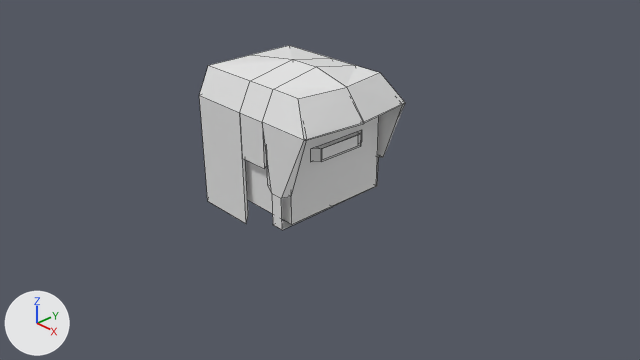
A saved change to the Blender file assets/blends/JoeHead.blend.
Camera for both pictures: the file's camera 'Camera'. Lighting does not change. The marker at lower left points along +X, +Y and +Z. Mesh edges are drawn as thin lines. Materials are left out; every surface is plain grey.
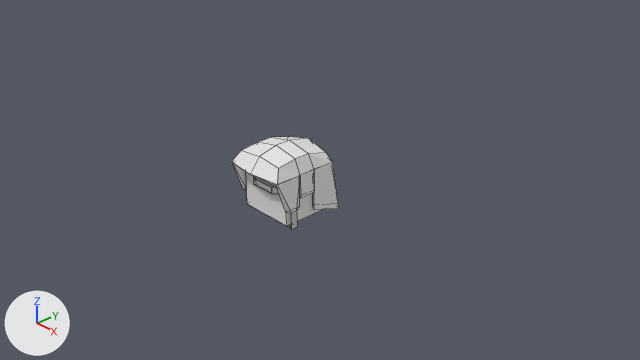
Commit message: added second head

Changed parts and their boxes [x1, y1, x2, y2] in the pictures (640 x 360 px):
'Cube.001', reshaped, moved, turned, rescaled
    before: [199, 45, 405, 230]
    after: [231, 137, 339, 229]
part 1 of me_cube_001, cut back
    before: [263, 103, 405, 230]
    after: [232, 162, 300, 229]

Patch to the scene script:
```diff
--- a/assets/blends/JoeHead.blend.py
+++ b/assets/blends/JoeHead.blend.py
@@ me_cube_001 @@
 # used by ob_cube_001; location = (0.0, 0.0, 0.0); scale = (0.81, 0.884, 0.717)
-me_cube_001.from_pydata(...)  # 126 vertices, 104 faces, 8 loose edges; spans x -1.71..1.78, y -1.13..1.13, z 0.02..3.32
+me_cube_001.from_pydata(...)  # 105 vertices, 75 faces, 8 loose edges; spans x -1.62..1.78, y -1.13..1.13, z 0.32..3.32
+# me_cube_001 part 1
+# 37 vertices are removed from x -1.71..1.78, y -1.13..1.07, z 1.18..3.23
+# 63 faces are deleted
+# 8 loose edges are deleted
+# 4 vertices in x -1.23, y -1.13..1.13, z 0.02..0.2 move by (-0.01, 0.0, 0.3)
+# 3 vertices in x -1.23, y -1.13..1.13, z 2.53..3.11 move by (0.35, 0.0, 0.0)
+# 10 vertices move from x -1.71..1.23, y -1.13..1.13, z 0.02..3.11 to x -1.62..1.36, y -1.13..1.13, z 0.32..3.01
+# 16 vertices are added at x -1.27..1.27, y -1.13..1.13, z 0.38..2.53
+# 8 loose edges are added
+# 34 new faces join them
@@ ob_cube_001 @@
 ob_cube_001 = bpy.data.objects.new('Cube.001', me_cube_001)
-ob_cube_001.location = (0.0, 0.0, 0.0)
-ob_cube_001.scale = (0.81, 0.884, 0.717)
+ob_cube_001.location = (0.0, -0.09, -0.17)
+ob_cube_001.rotation_euler = (0.0, 0.0, -1.571)  # degrees (0, 0, -90)
+ob_cube_001.scale = (0.441, 0.481, 0.39)
```
